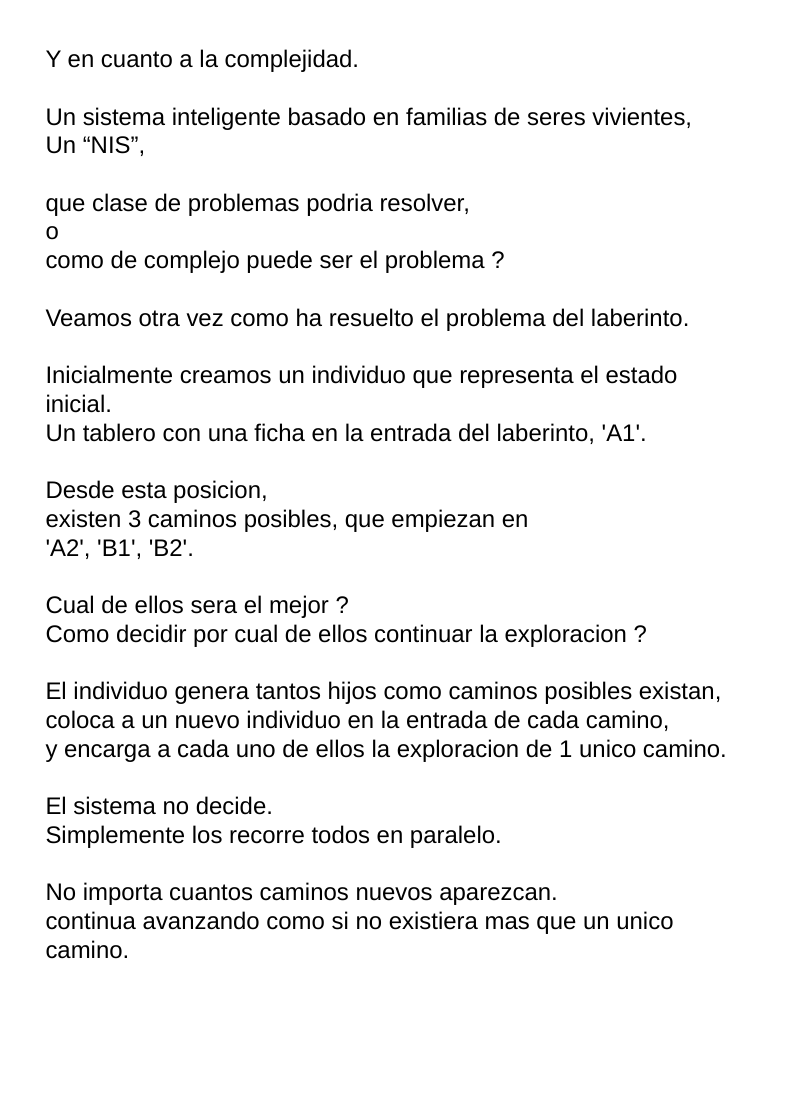
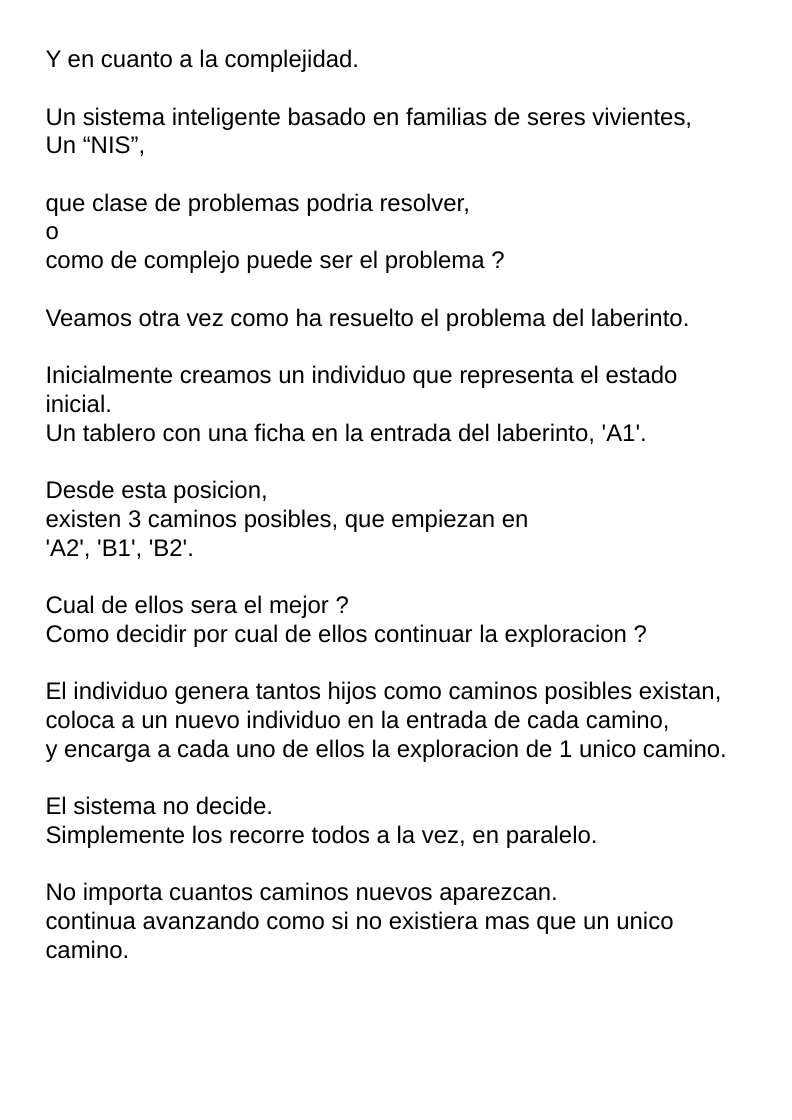
Before and after one commit to fabhrius/La-Cosa, a slide deck: slide 7 of capitulos/Potencia del sistema/Potencia del sistema.odp. Drawn at 792x1120 pixels with LibreOffice and Linux fonts; fonts in the diff are those of the drawing. Boxes give left, top, right and bottom in pixels: in the first picture for what was removed or moved away, otherwise in the second. Text is boxed around its words. In the diff, an @@ line names an element or a change of style, - is before the commit and + after.

```diff
--- a/capitulos/Potencia del sistema/Potencia del sistema.odp
+++ b/capitulos/Potencia del sistema/Potencia del sistema.odp
@@ text at (46, 825, 598, 848): text changed @@
-Simplemente los recorre todos en paralelo.
+Simplemente los recorre todos a la vez, en paralelo.
```
Also in this commit, not shown: 2 other slides changed, 3 other files.
